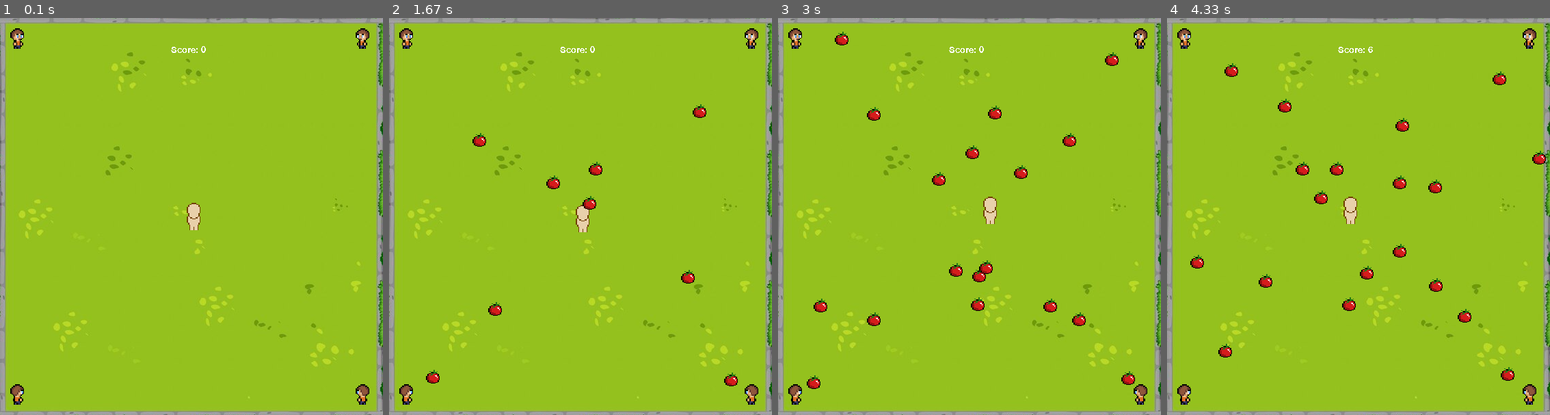
Above: before the commit, frames 1-4 (left to right).
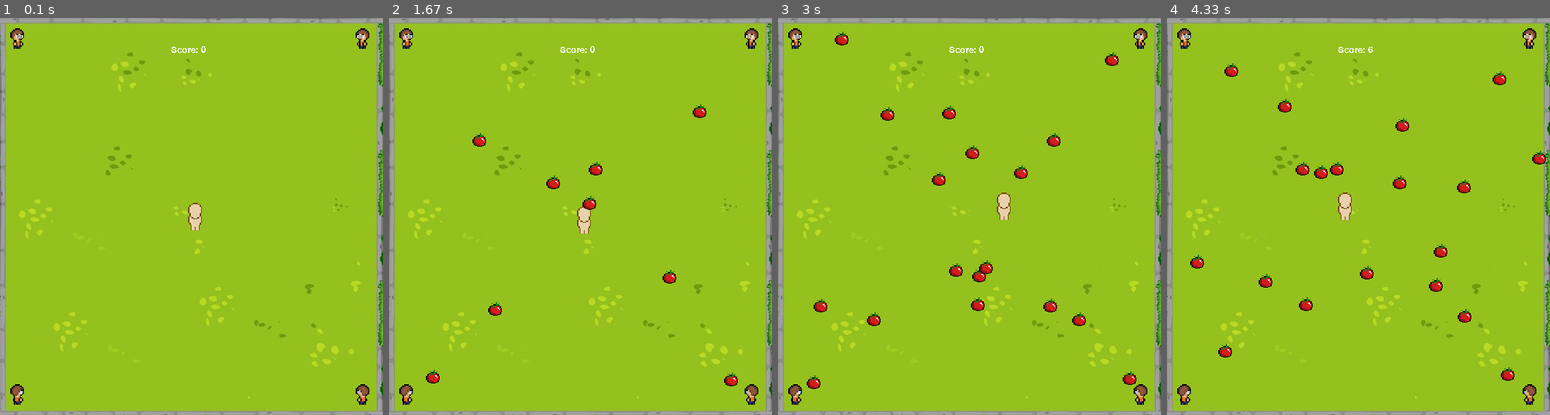
Above: after the commit, the same moments.

Repository: DeibyKwl/Reinforcement_Learning_Py_Game
Game: pygame game, started from double.checking.py
Same seed, same stepped clock (60 frames per second), same inputs: the game is played once before the commit and once after it.
Inputs:
- Up to frame 1 (0.1 s): no input
- Up to frame 2 (1.67 s): tap Enter at 0.33 s
- Up to frame 3 (3 s): no input
- Up to frame 4 (4.33 s): tap Space at 3.17 s

The runs differ from the first frame. In frame 1, 0.1% of the frame differs, in the area x 48-53%, y 46-54%; in frame 2, 0.3%; in frame 3, 1.0%, in the area x 23-94%, y 22-93%; in frame 4, 0.9%.

Commit message:
Update game_cus_gym_env.py

Diff:
--- a/game_cus_gym_env.py
+++ b/game_cus_gym_env.py
@@ -35,34 +35,34 @@
 
         if self.rect.y >= 10:
             if player_dir == 'up':
-                self.rect.y -= 200*dt
+                self.rect.y -= 300*dt
         if self.rect.y <= 533:
             if player_dir == 'down':
-                self.rect.y += 200*dt
+                self.rect.y += 300*dt
         if self.rect.x >= 10:
             if player_dir == 'left':
-                self.rect.x -= 200*dt
+                self.rect.x -= 300*dt
         if self.rect.x <= 530:
             if player_dir == 'right':
-                self.rect.x += 200*dt
+                self.rect.x += 300*dt
 
         # For diagonal movement for IA (testing process)
         if self.rect.y >= 10 and self.rect.x >= 10:
             if player_dir == 'up_left':
-                self.rect.y -= 200*dt
-                self.rect.x -= 200*dt
+                self.rect.y -= 300*dt
+                self.rect.x -= 300*dt
         if self.rect.y >= 10 and self.rect.x <= 530:
             if player_dir == 'up_right':
-                self.rect.y -= 200*dt
-                self.rect.x += 200*dt
+                self.rect.y -= 300*dt
+                self.rect.x += 300*dt
         if self.rect.y <= 533 and self.rect.x >= 10:
             if player_dir == 'down_left':
-                self.rect.y += 200*dt
-                self.rect.x -= 200*dt
+                self.rect.y += 300*dt
+                self.rect.x -= 300*dt
         if self.rect.y <= 533 and self.rect.x <= 530:
             if player_dir == 'down_right':
-                self.rect.y += 200*dt
-                self.rect.x += 200*dt
+                self.rect.y += 300*dt
+                self.rect.x += 300*dt
 
     def update(self, player_dir):
         self.player_input(player_dir)
@@ -202,11 +202,11 @@
             'player_action': action
         }
 
-        reward_interval = 10
+        reward_interval = 0.5
         elapsed_time = time.time() - self.start_time
 
         if elapsed_time >= reward_interval:
-            self.reward = 10
+            self.reward = 2
             self.start_time = time.time() # reset timer
         else:
             self.reward = 0
@@ -220,8 +220,9 @@
         self.truncated = False
 
         if game_over:
+            self.start_time = time.time() # reset timer
             self.done = True
-            self.reward = -10
+            self.reward = -3
             return self.observation, self.reward, self.truncated, self.done, self.info
 
         return self.observation, self.reward, self.truncated, self.done, self.info
